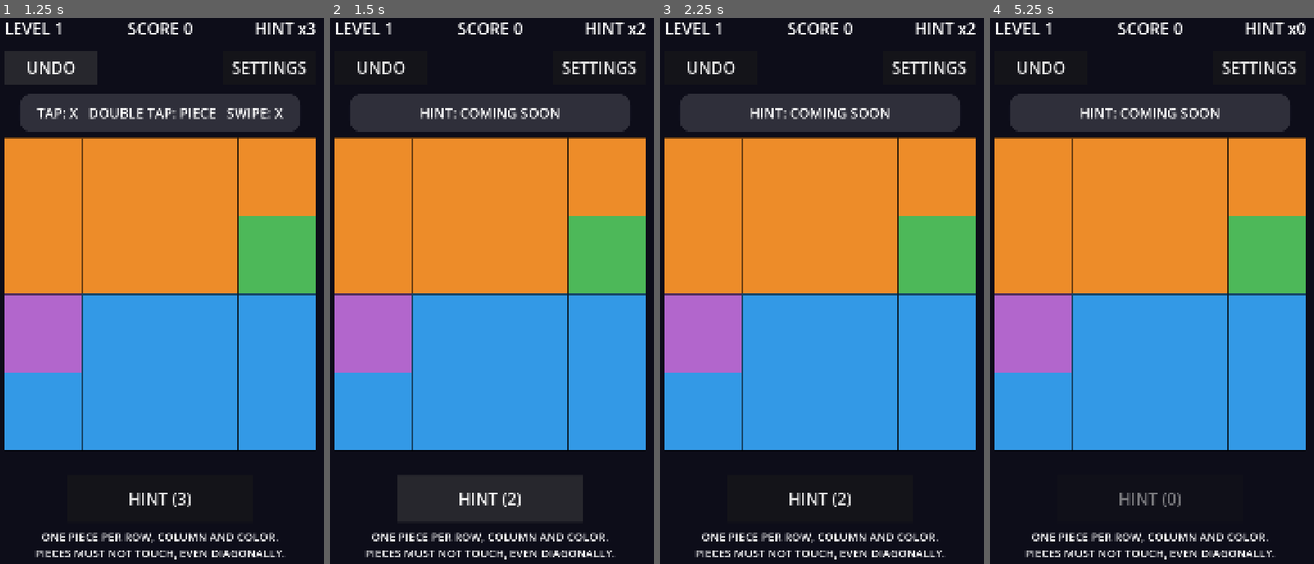
Above: before the commit, frames 1-4 (left to right).
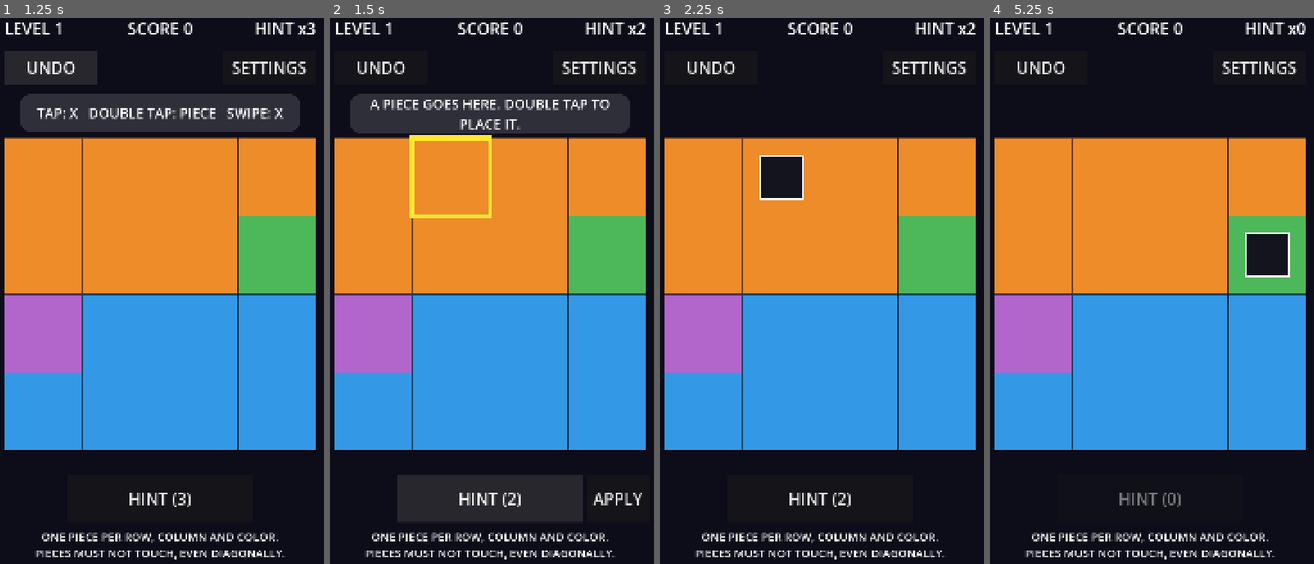
Above: after the commit, the same moments.

Repository: hidekig1001-cell/invader-radar
Game: Godot game, scene res://scenes/main.tscn
Same seed, same stepped clock (60 frames per second), same inputs: the game is played once before the commit and once after it.
Inputs (mouse positions are in pixels of both pictures, inside the frame that each line leads up to):
- Up to frame 1 (1.25 s): click "UNDO" at 0.5 s
- Up to frame 2 (1.5 s): click "HINT (3)" at 1.25 s
- Up to frame 3 (2.25 s): click (948, 498) at 2 s, where only the run after the commit has a clickable "APPLY"
- Up to frame 4 (5.25 s): click "HINT (2)" at 2.75 s; click "HINT (1)" at 3.5 s; click "UNDO" at 4.25 s; click (1278, 498) at 5 s, where only the run after the commit has a clickable "APPLY"

Frame 1 is identical in both runs. In frame 2, 2.5% of the frame differs, in the area x 6-97%, y 14-90%; in frame 3, 7.1%; in frame 4, 7.1%, in the area x 6-93%, y 13-48%.

Commit message:
CR-1010: ヒントを画面に出す（枠・吹き出し・APPLY のボタン）
improve runner が生成（実装: qwen3.8-flashnext-strata-142、テスト: qwen3.8-27b-q4km-g4）。run: 20261011-1506-CR-1010

Diff:
--- a/scenes/board_view.gd
+++ b/scenes/board_view.gd
@@ -25,6 +25,11 @@
 var session = null:
 	set(value):
 		session = value
+		queue_redraw()
+
+var hint_cell: Vector2i = Vector2i(-1, -1):
+	set(value):
+		hint_cell = value
 		queue_redraw()
 
 
@@ -89,6 +94,10 @@
 				"P":
 					_draw_piece(r, piece_fill(x, y))
 
+	if hint_cell.x >= 0 and hint_cell.y >= 0:
+		var r := cell_rect(hint_cell.x, hint_cell.y)
+		draw_rect(r, Color(1.0, 0.9, 0.2), false, 14.0)
+
 
 func _draw_mark(r: Rect2) -> void:
 	var m := r.size.x * 0.28
--- a/scenes/hud.gd
+++ b/scenes/hud.gd
@@ -5,6 +5,7 @@
 signal undo_pressed
 signal hint_pressed
 signal settings_pressed
+signal apply_pressed
 
 const FONT_SIZE := 52
 const SCREEN := Vector2(1080, 1920)
@@ -15,6 +16,7 @@
 var undo_button: Button
 var settings_button: Button
 var hint_button: Button
+var apply_button: Button
 
 
 func _ready() -> void:
@@ -27,6 +29,8 @@
 	undo_button = _make_button("UNDO", Rect2(40, 200, 300, 110), undo_pressed)
 	settings_button = _make_button("SETTINGS", Rect2(740, 200, 300, 110), settings_pressed)
 	hint_button = _make_button("HINT", Rect2(240, 1560, 600, 150), hint_pressed)
+	apply_button = _make_button("APPLY", Rect2(850, 1560, 200, 150), apply_pressed)
+	apply_button.visible = false
 
 
 # session.snapshot() の内容を表示する。
@@ -37,6 +41,10 @@
 	hint_button.text = "HINT (%d)" % int(snap.get("hints", 0))
 	hint_button.disabled = int(snap.get("hints", 0)) <= 0 or snap.get("status", "") != "playing"
 	undo_button.disabled = snap.get("status", "") != "playing"
+
+
+func set_apply_visible(on: bool) -> void:
+	apply_button.visible = on
 
 
 func _make_label(r: Rect2, align: HorizontalAlignment) -> Label:
--- a/scenes/main.gd
+++ b/scenes/main.gd
@@ -27,6 +27,7 @@
 	hud.undo_pressed.connect(func() -> void: session.undo())
 	hud.hint_pressed.connect(_on_hint)
 	hud.settings_pressed.connect(func() -> void: bubble.show_text("SETTINGS: COMING SOON", 2.0))
+	hud.apply_pressed.connect(on_apply)
 	_refresh()
 	bubble.show_text(HELP_TEXT, 4.0)
 
@@ -79,8 +80,17 @@
 
 
 func _on_hint() -> void:
-	if session.use_hint():
-		bubble.show_text("HINT: COMING SOON", 2.0)
+	if session.request_hint():
+		bubble.show_text(session.current_hint["text"], 0.0)
+		board_view.hint_cell = session.current_hint["cell"]
+		hud.set_apply_visible(true)
+
+
+func on_apply() -> void:
+	bubble.clear_text()
+	board_view.hint_cell = Vector2i(-1, -1)
+	hud.set_apply_visible(false)
+	session.apply_hint()
 
 
 func _refresh() -> void:
@@ -92,3 +102,6 @@
 		bubble.show_text(CLEARED_TEXT, 0.0)
 	elif bubble.text == CLEARED_TEXT:
 		bubble.clear_text()
+	if session.current_hint.is_empty():
+		board_view.hint_cell = Vector2i(-1, -1)
+		hud.set_apply_visible(false)
--- /dev/null
+++ b/test/cr/test_cr_1010.gd
@@ -0,0 +1,53 @@
+extends GutTest
+
+const MainScene = preload("res://scenes/main.tscn")
+const BoardState = preload("res://core/board_state.gd")
+
+
+func _start():
+	var m = MainScene.instantiate()
+	add_child_autofree(m)
+	await wait_frames(2)
+	return m
+
+
+## CHECK: 3
+func test_initial_state() -> void:
+	var m = await _start()
+	assert_not_null(m.hud.apply_button)
+	assert_false(m.hud.apply_button.visible)
+	assert_eq(m.board_view.hint_cell, Vector2i(-1, -1))
+
+
+## CHECK: 1
+func test_hint_button_behavior() -> void:
+	var m = await _start()
+	m.hud.hint_button.pressed.emit()
+	await wait_frames(1)
+	assert_eq(m.session.hints, 2)
+	assert_eq(m.board_view.hint_cell, Vector2i(1, 0))
+	assert_true(m.hud.apply_button.visible)
+	assert_eq(m.bubble.text, "A PIECE GOES HERE. DOUBLE TAP TO PLACE IT.")
+
+
+## CHECK: 2
+func test_apply_button_behavior() -> void:
+	var m = await _start()
+	m.hud.hint_button.pressed.emit()
+	await wait_frames(1)
+	m.hud.apply_button.pressed.emit()
+	await wait_frames(1)
+	assert_eq(m.session.board.state_at(1, 0), BoardState.PIECE)
+	assert_eq(m.board_view.hint_cell, Vector2i(-1, -1))
+	assert_false(m.hud.apply_button.visible)
+
+
+## CHECK: 4
+func test_next_level_clears_hint() -> void:
+	var m = await _start()
+	m.hud.hint_button.pressed.emit()
+	await wait_frames(1)
+	m.session.next_level()
+	await wait_frames(1)
+	assert_eq(m.board_view.hint_cell, Vector2i(-1, -1))
+	assert_false(m.hud.apply_button.visible)
